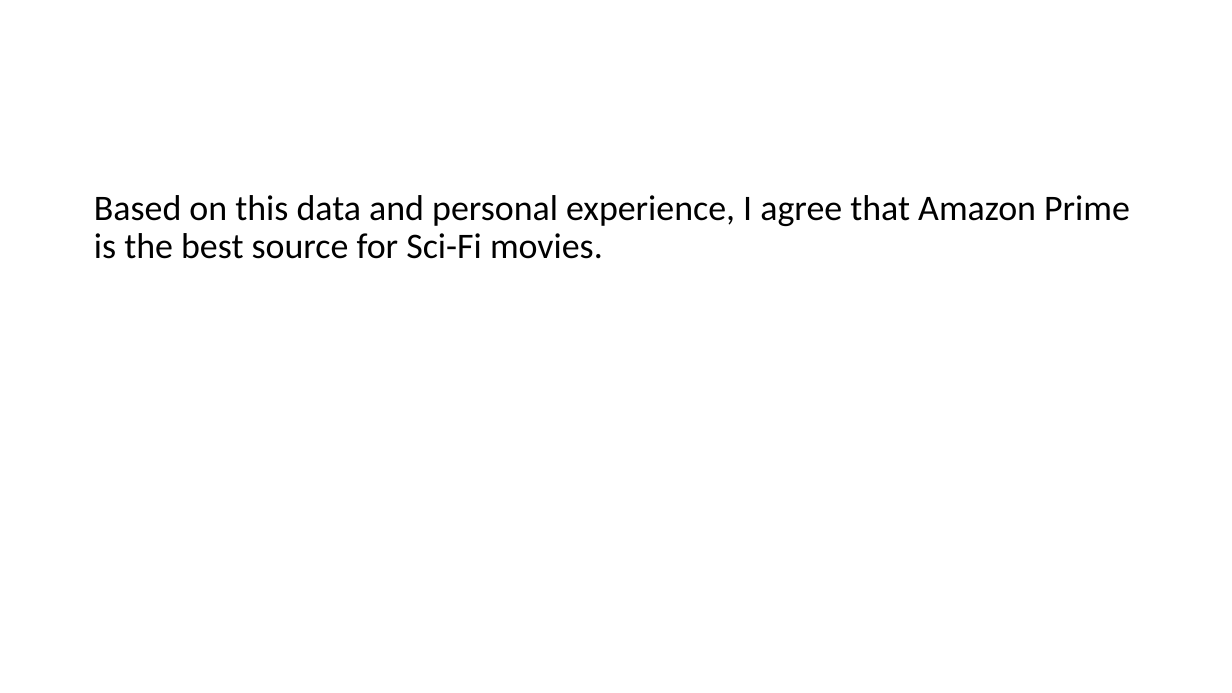
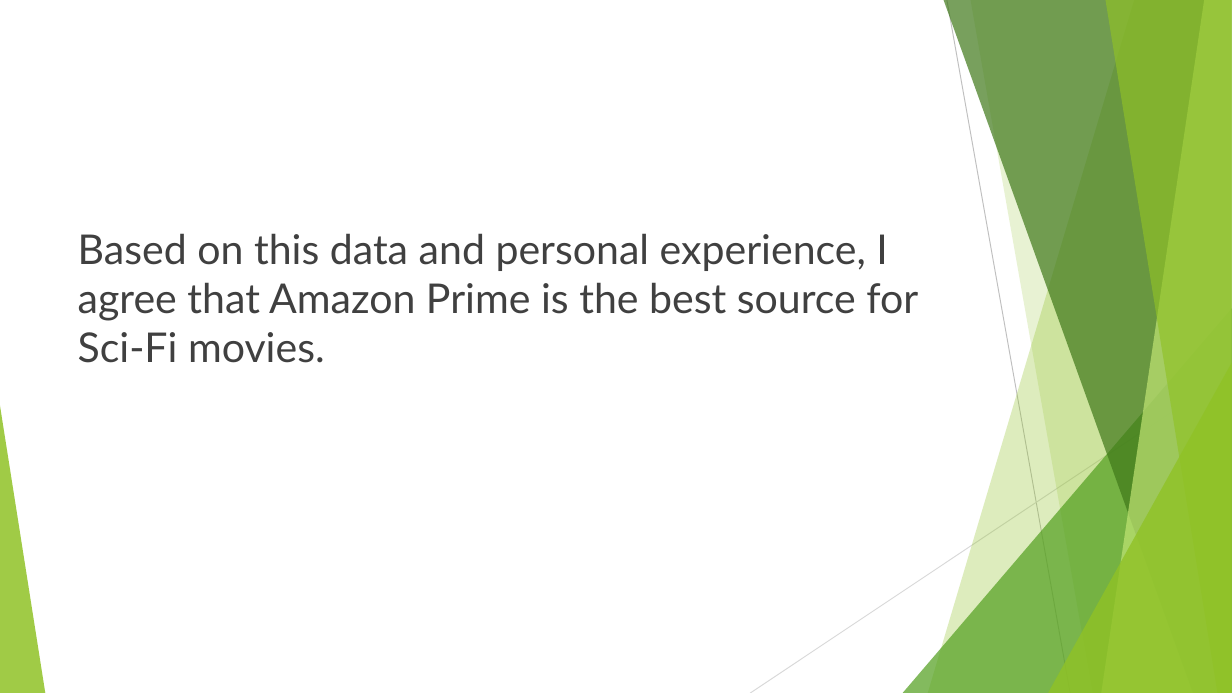
Before and after one commit to danthreepo/CapstoneProject_2025, a slide deck: slide 10 of Analysis of Sci-Fi Movies and Availability on Streaming.pptx. Drawn at 1232x693 pixels with LibreOffice and Linux fonts; fonts in the diff are those of the drawing. Boxes give left, top, right and bottom in pixels: in the first picture for what was removed or moved away, otherwise in the second. Text is boxed around its words. In the diff, an @@ line names an element or a change of style, - is before the commit and + after.

```diff
--- a/Analysis of Sci-Fi Movies and Availability on Streaming.pptx
+++ b/Analysis of Sci-Fi Movies and Availability on Streaming.pptx
@@ text "Based on this data and ...": place and size @@
-text "Based on this data and ..." at [94,195,1130,259]
+text "Based on this data and ..." at [78,233,918,363]
@@ text "Based on this data and ..." at [78,233,918,363]: size 28 to 32 pt, font Calibri to Lato, text colour #000000 to #404040; line spacing 0.9 to 1 @@
@@ group added at [0,0,1232,693]: 5 freeform shapes, 3 triangles, 2 lines @@
```
Also in this commit, not shown: 10 other slides changed.
